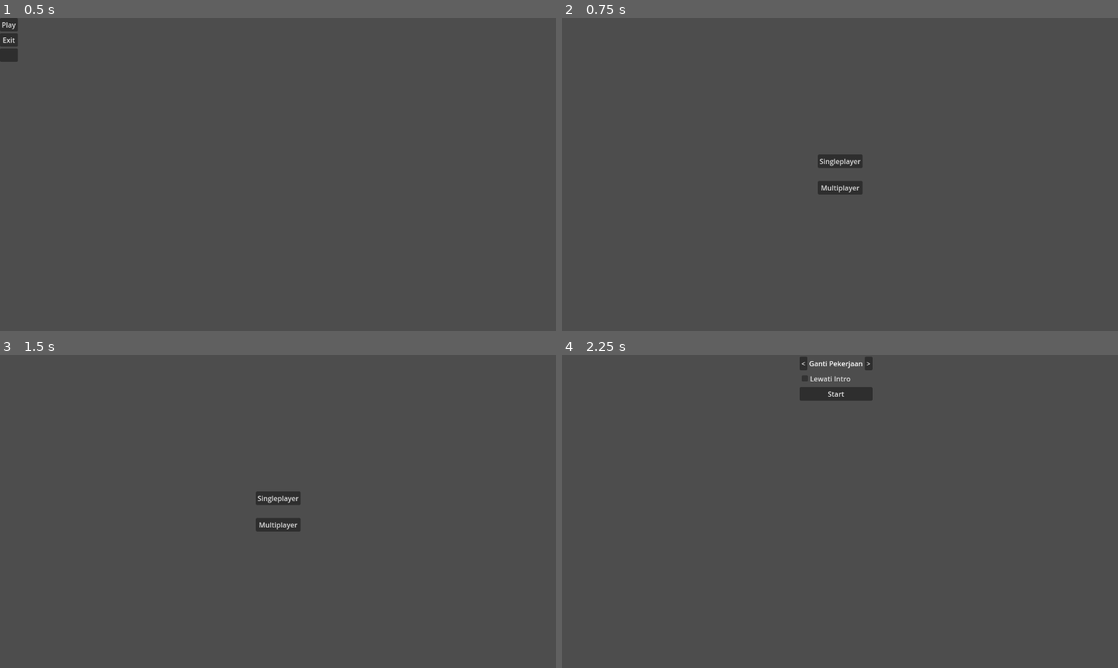
Above: before the commit, frames 1-4 (two rows, left to right).
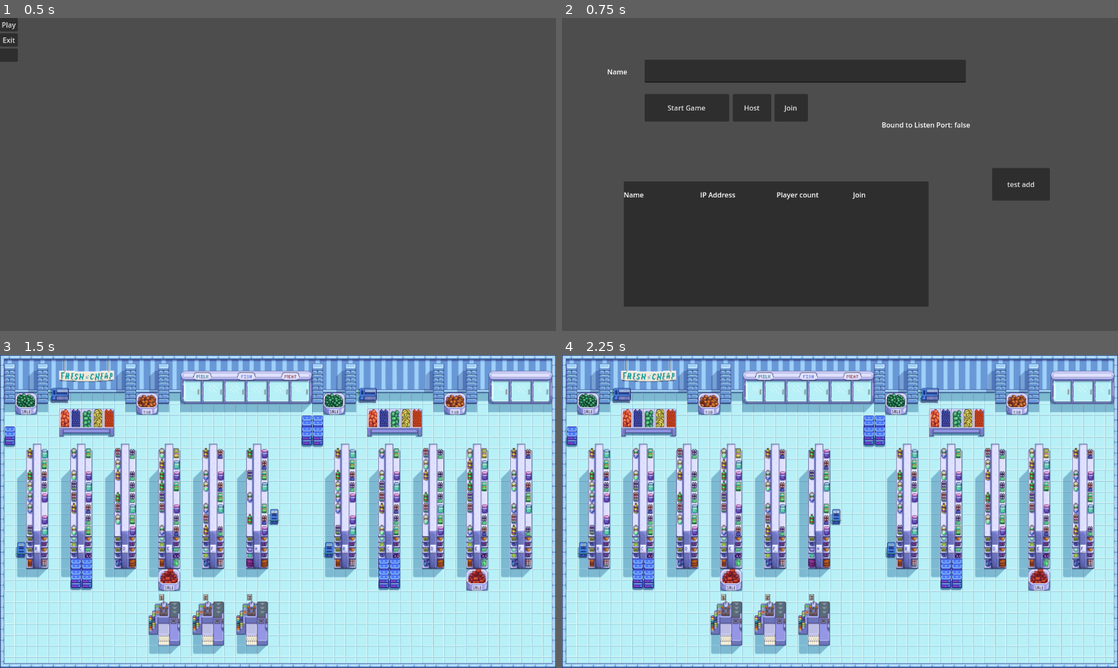
Above: after the commit, the same moments.

Repository: birugh/minimart
Game: Godot game, scene res://Interface/main_menu.tscn
Same seed, same stepped clock (60 frames per second), same inputs: the game is played once before the commit and once after it.
Inputs (mouse positions are in pixels of both pictures, inside the frame that each line leads up to):
- Up to frame 1 (0.5 s): no input
- Up to frame 2 (0.75 s): click "Play" at 0.5 s
- Up to frame 3 (1.5 s): click (122, 445) at 1.25 s, where only the run after the commit has a clickable "Start Game"
- Up to frame 4 (2.25 s): click (840, 498) at 2 s, where only the run before the commit has a clickable "Singleplayer"

Frame 1 is identical in both runs. In frame 2, 30% of the frame differs, in the area x 8-88%, y 13-93%; in frame 3, 100%, in the area x 0-100%, y 0-100%; in frame 4, 100%.

Commit message:
change menu to multiplayer
ganti rencana, kedepanyna bakal startnya di multiplayer menu, gada pilihan buat singleplayer atau multiplayer

Diff:
--- a/Scripts/main_menu.gd
+++ b/Scripts/main_menu.gd
@@ -1,7 +1,7 @@
 extends Control
 
 func _on_play_pressed() -> void:
-	get_tree().change_scene_to_file("res://Interface/play_menu.tscn")
+	get_tree().change_scene_to_file("res://Interface/multiplayer_menu.tscn")
 
 
 func _on_exit_pressed() -> void:
